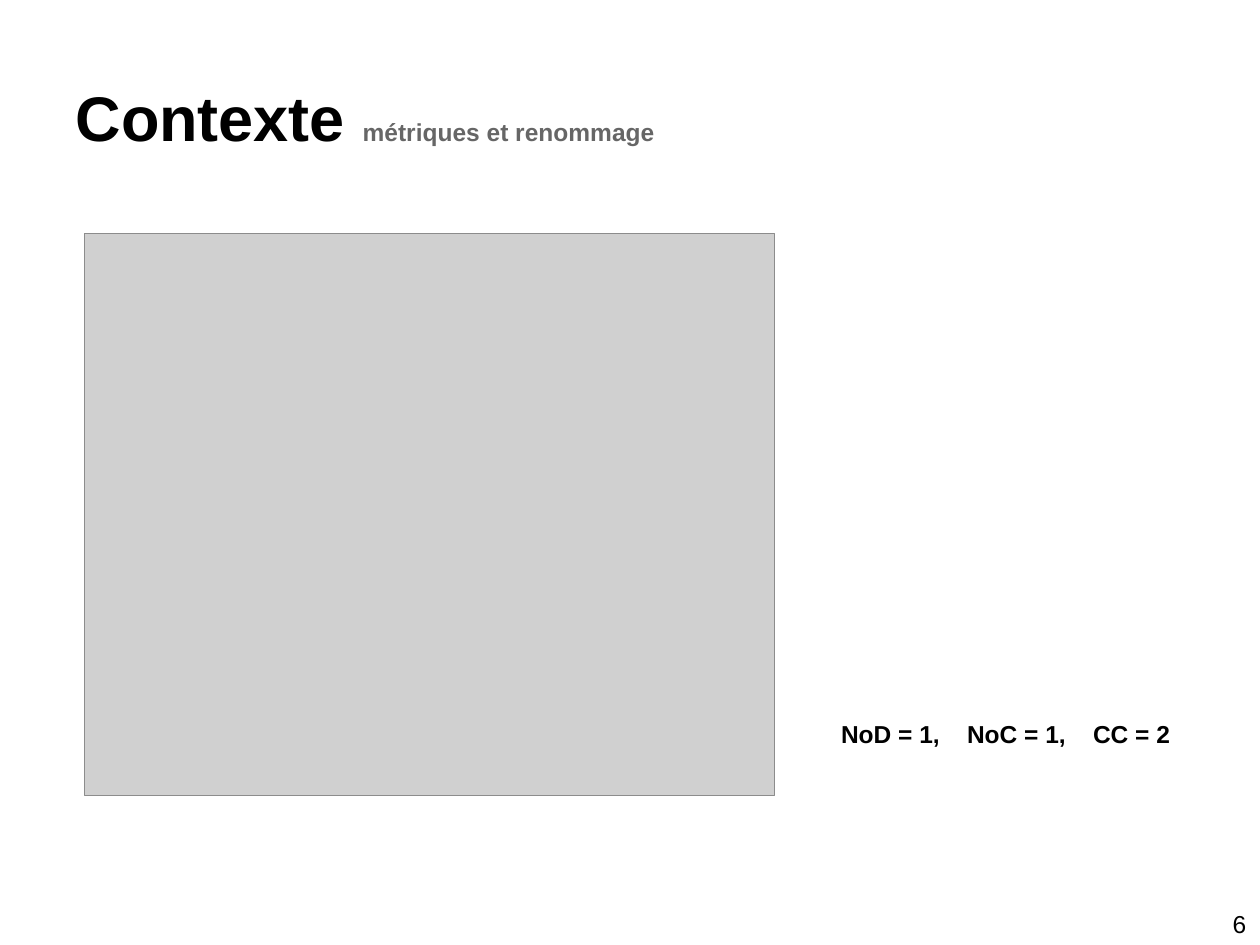
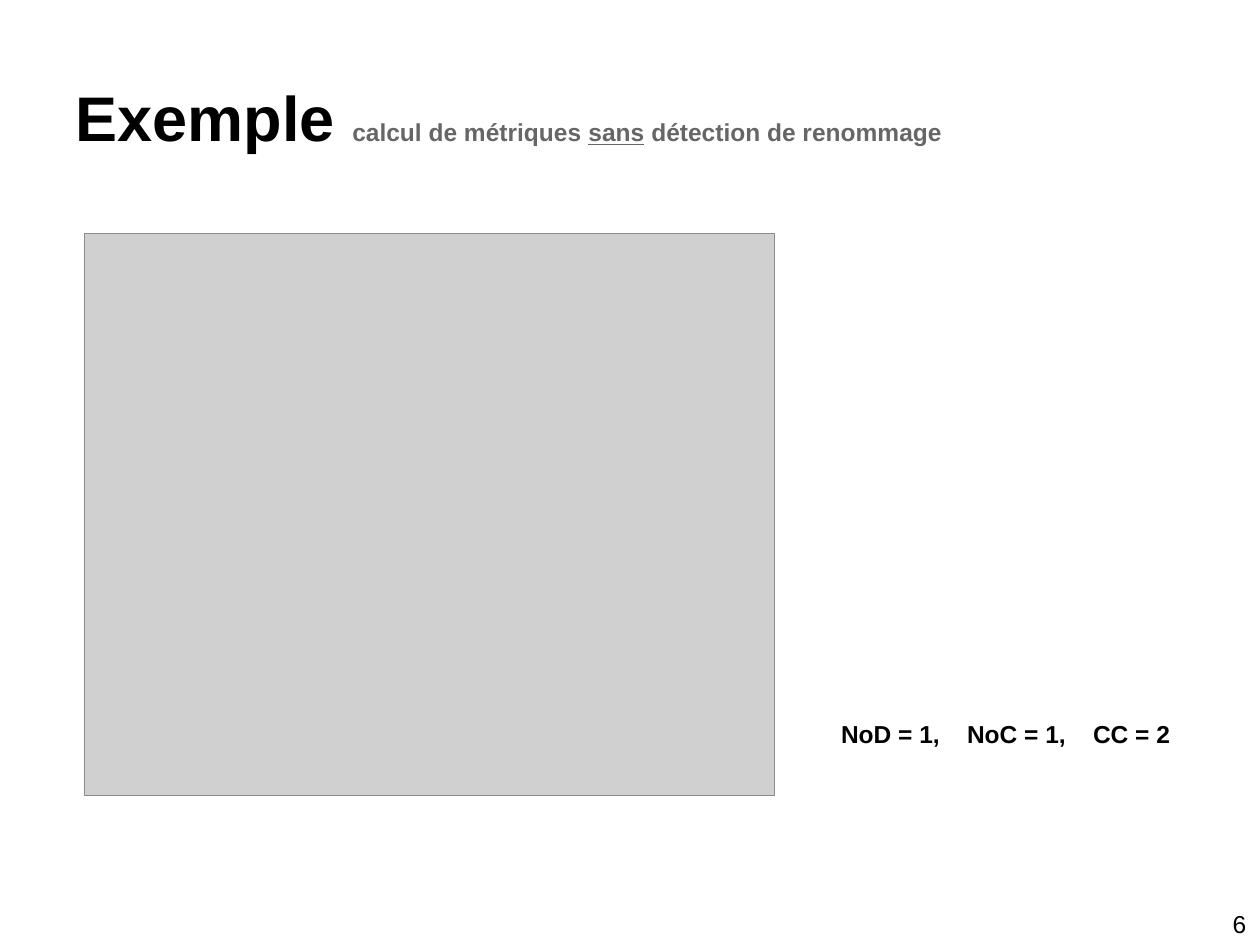
Before and after one commit to stonesong/Stage, a slide deck: slide 7 of presentation/presStageM2.pptx (slide 6 before the commit). Drawn at 1260x945 pixels with LibreOffice and Linux fonts; fonts in the diff are those of the drawing; grey boxes stand for pictures. Boxes give left, top, right and bottom in pixels: in the first picture for what was removed or moved away, otherwise in the second. Text is boxed around its words. In the diff, an @@ line names an element or a change of style, - is before the commit and + after.

```diff
--- a/presentation/presStageM2.pptx
+++ b/presentation/presStageM2.pptx
@@ title at (76, 95, 941, 153): text changed @@
-Contexte métriques et renommage
+Exemple calcul de métriques sans détection de renommage
```
Also in this commit, not shown: 16 other slides changed, 4 slides added, 1 slide removed, 1 other file.
